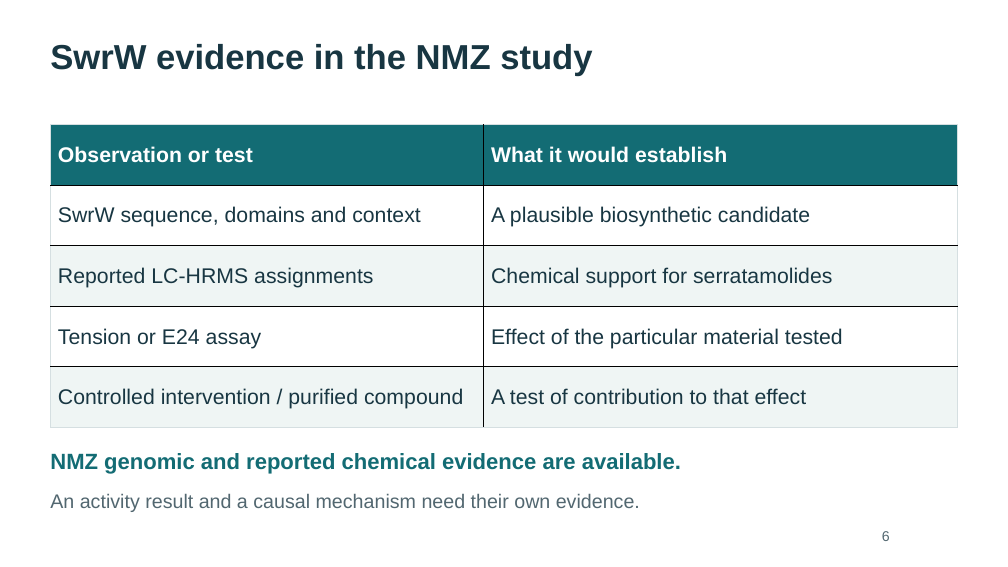
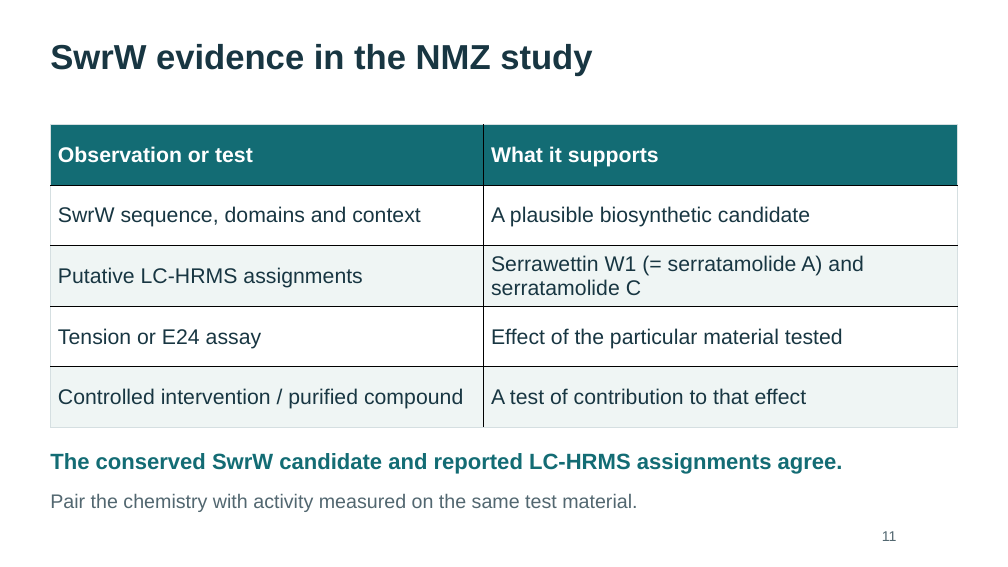
Before and after one commit to WhyAdr/sm-manu, a slide deck: slide 11 of explainer/NMZ-Serratia-genomics-explainer-2026-10-20.pptx (slide 6 before the commit). Drawn at 1008x567 pixels with LibreOffice and Linux fonts; fonts in the diff are those of the drawing. Boxes give left, top, right and bottom in pixels: in the first picture for what was removed or moved away, otherwise in the second. Text is boxed around its words. In the diff, an @@ line names an element or a change of style, - is before the commit and + after.

Commit message:
Revise genomics explainer with antiSMASH and evidence scoreboard

```diff
--- a/explainer/NMZ-Serratia-genomics-explainer-2026-10-20.pptx
+++ b/explainer/NMZ-Serratia-genomics-explainer-2026-10-20.pptx
@@ table at [51,125,958,428] @@
-row 1, column 2: What it would establish
+row 1, column 2: What it supports
-row 3, column 1: Reported LC-HRMS assignments
+row 3, column 1: Putative LC-HRMS assignments
-row 3, column 2: Chemical support for serratamolides
+row 3, column 2: Serrawettin W1 (= serratamolide A) and serratamolide C
@@ text at [50,453,843,474]: text changed @@
-NMZ genomic and reported chemical evidence are available.
+The conserved SwrW candidate and reported LC-HRMS assignments agree.
@@ text at [50,493,637,512]: text changed @@
-An activity result and a causal mechanism need their own evidence.
+Pair the chemistry with activity measured on the same test material.
@@ text at [882,531,897,541]: text changed @@
-6
+11
```
Also in this commit, not shown: 21 other slides changed, 4 slides added, 1 slide removed, 12 other files.
